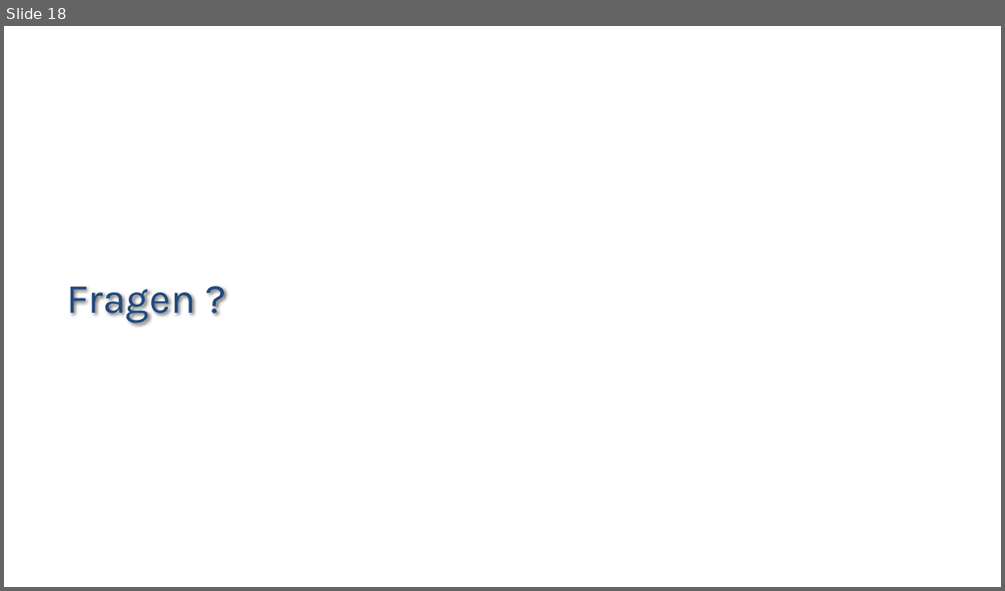
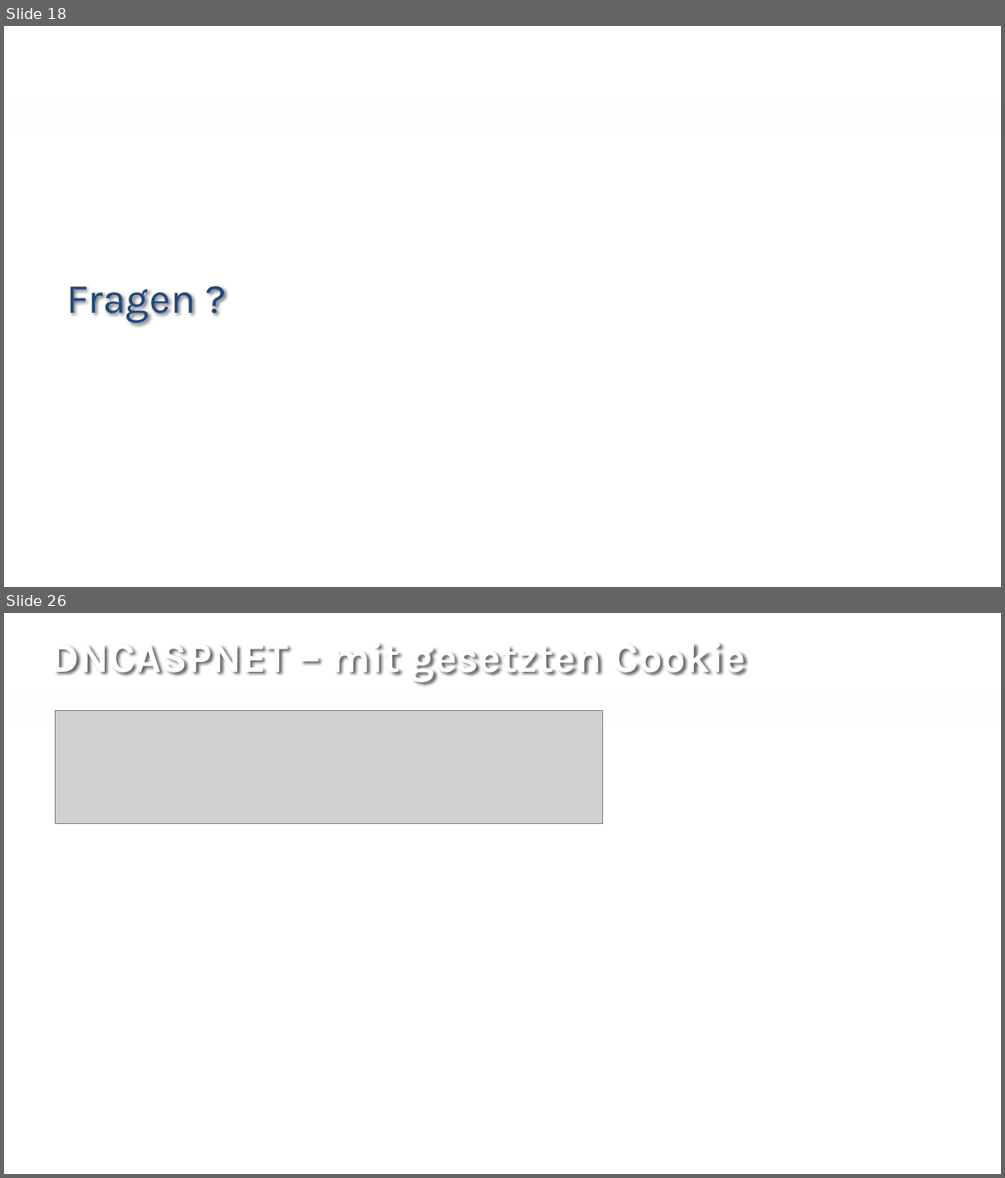
Before and after one commit to rlfkrl/NetCologne2017, a slide deck: slides/open id connect - share cookies.pptx. Shown one above the other, each under a label of ours: slide 18 before the commit, slides 18 and 26 after it; the slides between them are not shown. The pictures are 1005x591 and 1005x1178 pixels, drawn with LibreOffice and Linux fonts; fonts in the diff are those of the drawing; grey boxes stand for pictures; background and template pictures are left out. Boxes give left, top, right and bottom in pixels: in the first picture for what was removed or moved away, otherwise in the second. Text is boxed around its words. In the diff, an @@ line names an element or a change of style, - is before the commit and + after.

```diff
--- a/slides/open id connect - share cookies.pptx
+++ b/slides/open id connect - share cookies.pptx
@@ slide 26 added at (4,613,1001,1174), background #FFFFFF; not listed: 1 template element that a slide beside it also shows @@
@@ title added at (51,643,745,682), 40 pt, text #FFFFFF, bold @@
+DNCASPNET – mit gesetzten Cookie
@@ picture added at (55,711,602,824) @@
```
Also in this commit, not shown: 7 other slides added.
